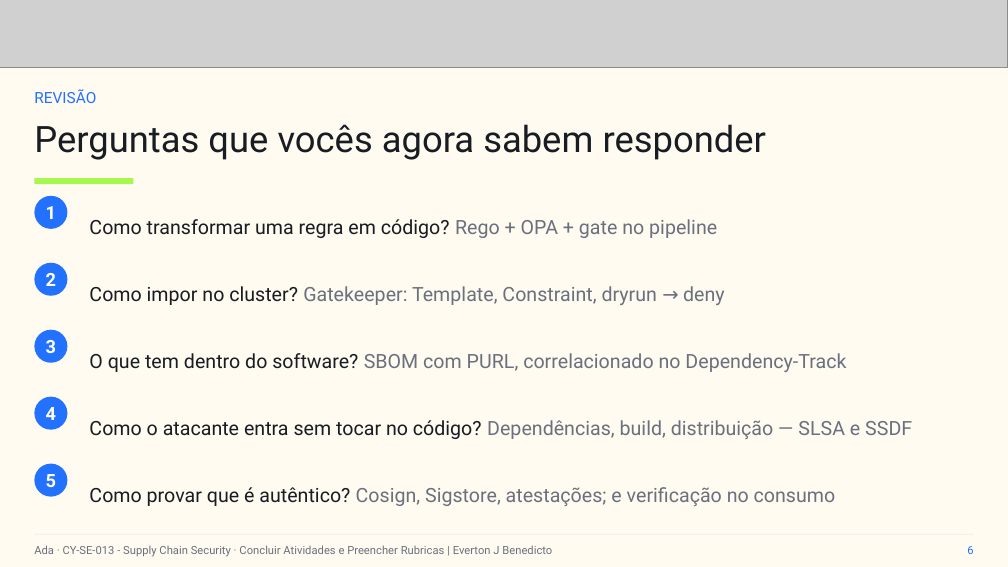
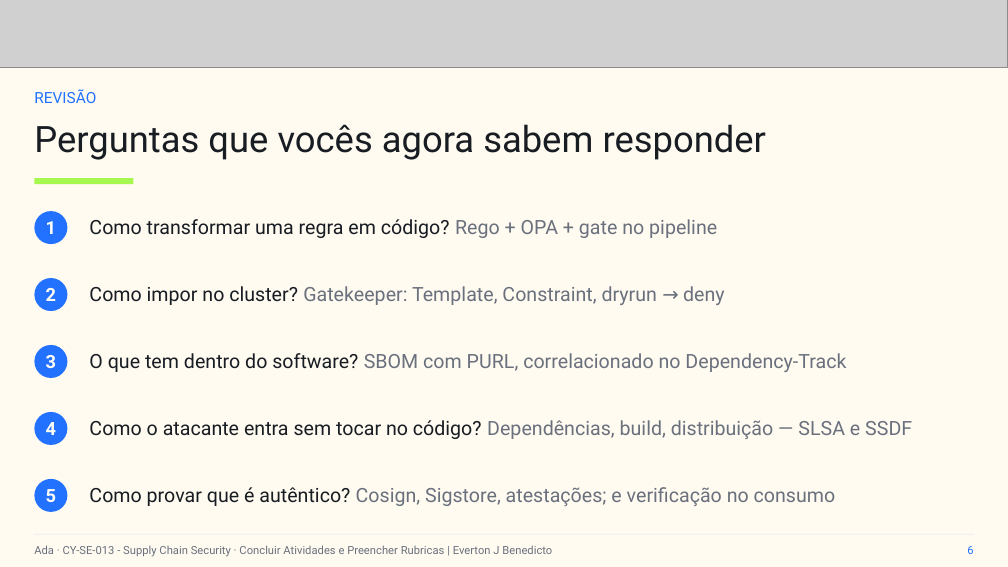
Before and after one commit to everton-dev/AdaTech.Aulas, a slide deck: slide 6 of CY-SE-013 - Supply Chain Security/slides/Aula_09_Concluir_Atividades_e_Preencher_Rubricas.pptx. Drawn at 1008x567 pixels with LibreOffice and Linux fonts; fonts in the diff are those of the drawing; grey boxes stand for pictures. Boxes give left, top, right and bottom in pixels: in the first picture for what was removed or moved away, otherwise in the second. Text is boxed around its words. In the diff, an @@ line names an element or a change of style, - is before the commit and + after.

```diff
--- a/CY-SE-013 - Supply Chain Security/slides/Aula_09_Concluir_Atividades_e_Preencher_Rubricas.pptx
+++ b/CY-SE-013 - Supply Chain Security/slides/Aula_09_Concluir_Atividades_e_Preencher_Rubricas.pptx
@@ 5 texts, 5 ellipses: place and size @@
-5 texts, 5 ellipses at bbox=[34, 196, 68, 497]
+5 texts, 5 ellipses at bbox=[34, 211, 68, 512]
```
Also in this commit, not shown: 3 other slides changed, 1 slide removed.
